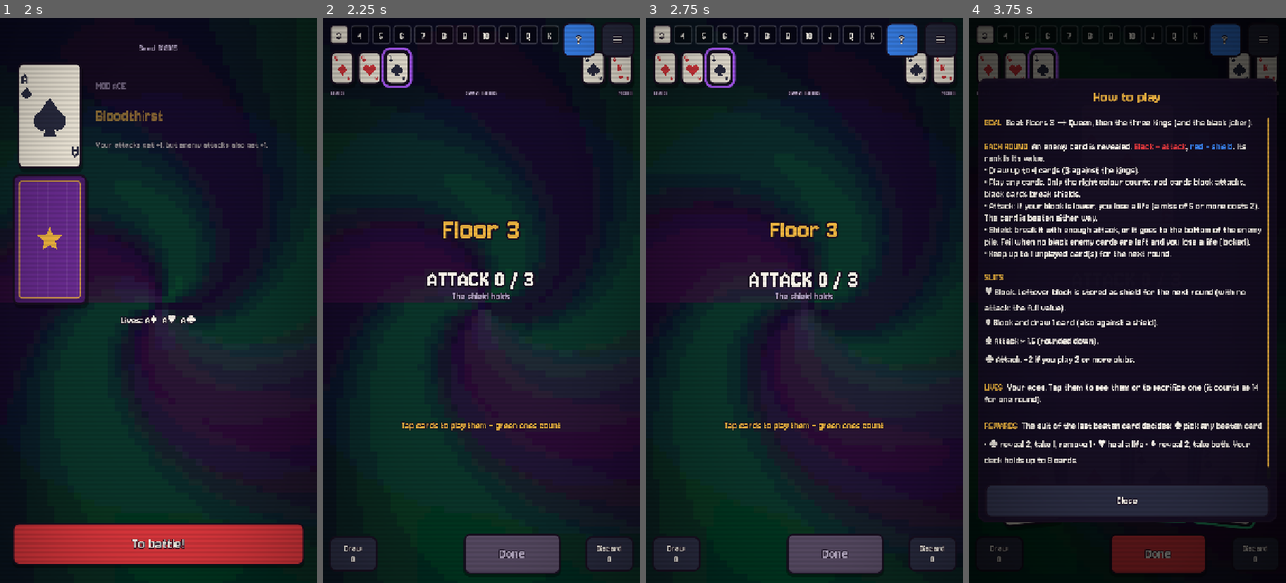
Above: before the commit, frames 1-4 (left to right).
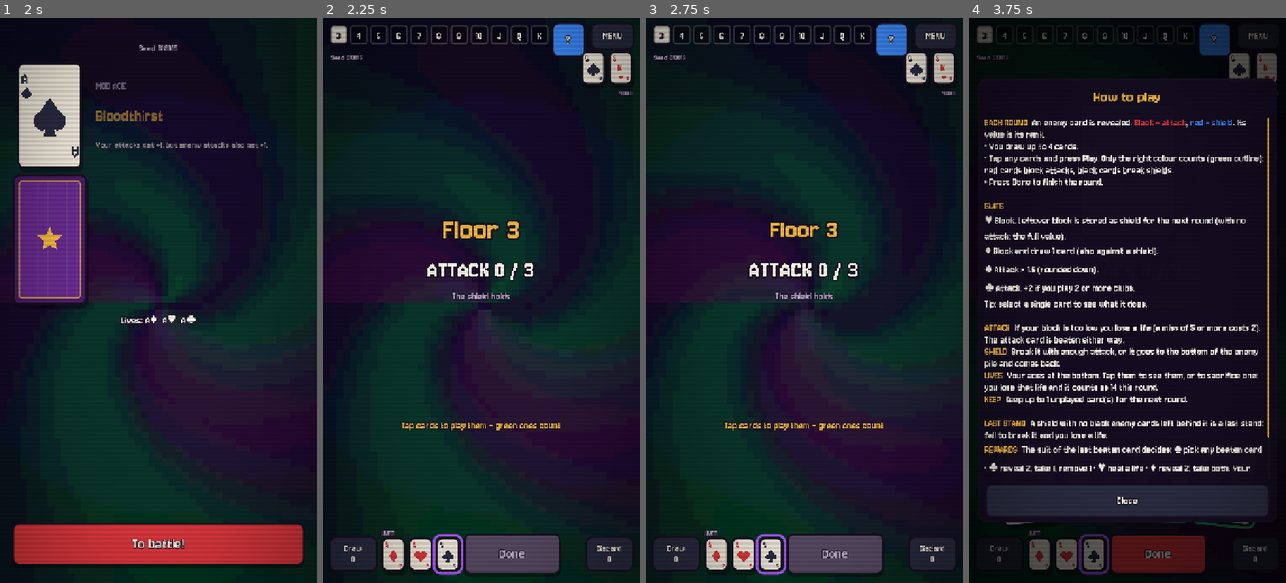
Above: after the commit, the same moments.

Repository: Tegeltorn/RogueCards
Game: Godot game, scene res://ui/main.tscn
The game is run twice, just before and just after one commit, with the same random seed, the same clock (stepped at 60 frames per second) and the same inputs.
Inputs (mouse positions are in pixels of both pictures, inside the frame that each line leads up to):
- Up to frame 1 (2 s): click (129, 379) at 0.52 s; type "12" at 0.6 s; click "New run" at 1.25 s
- Up to frame 2 (2.25 s): click "To battle!" at 2 s
- Up to frame 3 (2.75 s): no input
- Up to frame 4 (3.75 s): click "≡" (after the commit: "MENU") at 2.75 s; click "How to play" at 3.5 s

Frame 1 is identical in both runs. In frame 2, 4.8% of the frame differs, in the area x 2-98%, y 1-99%; in frame 3, 5.0%; in frame 4, 16%.

Commit message:
Fight UI feedback: MENU button, aces in bottom bar, last stand warning
- Replace the menu glyph (missing in the web build's fonts) with 'MENU';
  replace other missing glyphs and disable system font fallback
- Lives (aces) moved to the bottom bar between Draw and Done
- Stored shield shown on the BLOCK row: '(+n stored from ♥)'
- 'Last stand' ribbon with flavour text when failing the shield costs a life
- No keep-a-card step after the last enemy card of a floor
- Rich mod: tap highlights a three, confirm with 'Take 3x'
- Rules overlay ordered from first-round basics to late-game rules

Co-Authored-By: Claude Opus 5.5 <noreply@anthropic.com>
Claude-Session: https://claude.ai/code/session_01HcWJPxpTYmCkdKscnsi4GK

Diff:
--- a/engine/engine.gd
+++ b/engine/engine.gd
@@ -270,6 +270,17 @@
 		if can_play_card(c) and is_effective(c):
 			out.append(c)
 	return out
+
+
+## True when a shield is revealed and no black enemy cards are left in the pile:
+## failing to break it costs a life (the "locked" rule).
+func lockout_risk() -> bool:
+	if attack_need() <= 0:
+		return false
+	for e in state.enemy_pile:
+		if e.base_black():
+			return false
+	return true
 
 
 func retain_limit() -> int:
@@ -476,7 +487,8 @@
 	state.played = []
 	state.current = []
 	state.phase = Phase.RETAIN
-	if retain_limit() <= 0 or state.hand.is_empty():
+	# Nothing to keep when the floor is over (piles reset at the next floor).
+	if retain_limit() <= 0 or state.hand.is_empty() or state.enemy_pile.is_empty():
 		retain([])
 	return true
 
--- a/engine/events.gd
+++ b/engine/events.gd
@@ -69,7 +69,7 @@
 		SHIELD_STORED: return "Stored shield: %d" % e.get("amount", 0)
 		ATTACK_SUCCEEDED: return "Attack %d vs shield %d: broken" % [e.get("attack", 0), e.get("shield", 0)]
 		ATTACK_FAILED: return "Attack %d vs shield %d: goes to the bottom" % [e.get("attack", 0), e.get("shield", 0)]
-		LOCKOUT: return "Locked! No black cards left: -1 life, the shield counts as beaten"
+		LOCKOUT: return "Last stand! The shield held with no attackers left: -1 life, the shield counts as beaten"
 		ENEMY_DEFEATED: return "Defeated %s" % e.get("card", "")
 		LIFE_LOST: return "Lost a life (%s), %d left" % [e.get("card", ""), e.get("lives", 0)]
 		LIFE_RESTORED: return "Life restored (%s), %d lives" % [e.get("card", ""), e.get("lives", 0)]
--- a/tests/test_combat.gd
+++ b/tests/test_combat.gd
@@ -168,3 +168,17 @@
 	var keep = e.state.hand[1]
 	check(e.retain([keep.id]), "keep 1")
 	check(e.state.hand.has(keep), "kept card in new hand")
+
+
+func test_no_retain_when_floor_cleared() -> void:
+	var e := scenario(["5D", "4S"], ["3S"])
+	e.play_cards([e.state.hand[0].id])
+	e.resolve()
+	check(e.state.phase != Phase.RETAIN, "no keep step after the last enemy card")
+
+
+func test_lockout_risk() -> void:
+	var e := scenario(["2S"], ["9H"], {}, {"pile": ["6H"]})
+	check(e.lockout_risk(), "shield with only red cards left")
+	var f := scenario(["2S"], ["9H"], {}, {"pile": ["6S"]})
+	check(not f.lockout_risk(), "a black card is still in the pile")
--- a/ui/screens/combat.gd
+++ b/ui/screens/combat.gd
@@ -67,7 +67,7 @@
 var _intent_layer: Control
 var _left_label: Label
 var _preview_box: HBoxContainer
-var _total_label: Label
+var _total_label: RichTextLabel
 var _need_label: Label
 var _carry_label: Label
 var _hint_label: Label
@@ -82,6 +82,8 @@
 var _tooltip: PanelContainer
 var _tooltip_label: Label
 var _lives_caption: Label
+var _showdown: PanelContainer
+var _showdown_label: RichTextLabel
 var _mods_caption: Label
 var _draw_btn: Button
 var _disc_btn: Button
@@ -136,8 +138,8 @@
 	_help_btn.custom_minimum_size = Vector2(76, 56)
 	_help_btn.pressed.connect(func(): main.open_overlay(Help.rules_overlay(main)))
 	add_child(_help_btn)
-	_menu_btn = Style.button("≡", Style.BLACK, 34)
-	_menu_btn.custom_minimum_size = Vector2(76, 64)
+	_menu_btn = Style.button("MENU", Style.BLACK, 24)
+	_menu_btn.custom_minimum_size = Vector2(100, 56)
 	_menu_btn.pressed.connect(_open_menu)
 	add_child(_menu_btn)
 
@@ -153,9 +155,28 @@
 	_preview_box.add_theme_constant_override("separation", 6)
 	add_child(_preview_box)
 
-	_total_label = Style.label("", 64, Style.WHITE)
+	_total_label = RichTextLabel.new()
+	_total_label.bbcode_enabled = true
+	_total_label.scroll_active = false
+	_total_label.autowrap_mode = TextServer.AUTOWRAP_OFF
+	_total_label.mouse_filter = Control.MOUSE_FILTER_IGNORE
 	_total_label.add_theme_constant_override("outline_size", 12)
+	_total_label.add_theme_color_override("font_outline_color", Style.INK)
+	_total_label.add_theme_font_size_override("normal_font_size", 60)
 	add_child(_total_label)
+	_showdown = PanelContainer.new()
+	_showdown.add_theme_stylebox_override("panel", Style.box(Color(0.55, 0.05, 0.12, 0.95), Style.GOLD, 4, 10))
+	_showdown.mouse_filter = Control.MOUSE_FILTER_IGNORE
+	_showdown_label = RichTextLabel.new()
+	_showdown_label.bbcode_enabled = true
+	_showdown_label.fit_content = true
+	_showdown_label.scroll_active = false
+	_showdown_label.mouse_filter = Control.MOUSE_FILTER_IGNORE
+	_showdown_label.add_theme_font_size_override("normal_font_size", 22)
+	_showdown.add_child(_showdown_label)
+	_showdown.visible = false
+	_showdown.z_index = 20
+	add_child(_showdown)
 	_need_label = Style.label("", 24, Style.MUTED)
 	add_child(_need_label)
 	_carry_label = Style.label("", 22, Style.BLUE)
@@ -207,19 +228,18 @@
 	var W := size.x
 	var H := size.y
 	_floor_strip.position = Vector2(16, 16)
-	_floor_strip.size = Vector2(W - 200, 44)
-	_help_btn.position = Vector2(W - 176, 10)
+	_floor_strip.size = Vector2(W - 224, 44)
+	_help_btn.position = Vector2(W - 200, 10)
 	_help_btn.size = Vector2(76, 56)
-	_menu_btn.position = Vector2(W - 88, 10)
-	_menu_btn.size = Vector2(76, 56)
-	_lives_box.position = Vector2(16, 74)
+	_menu_btn.position = Vector2(W - 112, 10)
+	_menu_btn.size = Vector2(100, 56)
 	_info_box.position = Vector2(W - 16 - 2 * MINI.x - 6, 74)
-	_lives_caption.position = Vector2(18, 74 + MINI.y + 2)
-	_lives_caption.size = Vector2(200, 24)
+
 	_mods_caption.position = Vector2(W - 216, 74 + MINI.y + 2)
 	_mods_caption.size = Vector2(200, 24)
-	_seed_label.position = Vector2(0, 74 + MINI.y + 2)
-	_seed_label.size = Vector2(W, 24)
+	_seed_label.position = Vector2(18, 74)
+	_seed_label.size = Vector2(300, 24)
+	_seed_label.horizontal_alignment = HORIZONTAL_ALIGNMENT_LEFT
 	var ey := 190.0 + maxf(0.0, (H - 1280.0) * 0.25)
 	_enemy_layer.position = Vector2(0, ey)
 	_enemy_layer.size = Vector2(W, ENEMY_CARD.y)
@@ -232,11 +252,17 @@
 	_total_label.position = Vector2(0, ty)
 	_total_label.size = Vector2(W, 80)
 	_total_label.pivot_offset = Vector2(W / 2, 40)
+	_showdown.position = Vector2(W / 2 - 230, ey + ENEMY_CARD.y - 96)
+	_showdown.size = Vector2(460, 0)
 	_need_label.position = Vector2(0, ty + 72)
 	_need_label.size = Vector2(W, 30)
 	_carry_label.position = Vector2(0, ty + 100)
 	_carry_label.size = Vector2(W, 28)
 	var by := H - 106
+	# Lives sit in the bottom bar between the draw pile and the main button.
+	_lives_box.position = Vector2(132, by + 2)
+	_lives_caption.position = Vector2(132, by - 22)
+	_lives_caption.size = Vector2(180, 22)
 	_draw_btn.position = Vector2(14, by)
 	_disc_btn.position = Vector2(W - 124, by)
 	_main_btn.position = Vector2(W / 2 - 40, by - 6)
@@ -518,18 +544,23 @@
 
 func _update_total() -> void:
 	var s = _e.state
+	_update_showdown()
 	if s.phase != Phase.PLAY or s.current.is_empty():
 		_total_label.text = ""
 		_need_label.text = ""
-		_carry_label.text = ("Stored shield: %d" % s.carry_shield) if s.carry_shield > 0 else ""
-		return
+		_carry_label.text = ("Stored shield from ♥: %d" % s.carry_shield) if s.carry_shield > 0 else ""
+		return
+	_carry_label.text = ""
 	var t: Dictionary = _e.preview(_selected)
 	var parts: Array = []
 	var ok := true
 	var exact := false
 	var total := 0
 	if int(t["block_need"]) > 0:
-		parts.append("BLOCK %d / %d" % [t["block"], t["block_need"]])
+		var part := "BLOCK %d / %d" % [t["block"], t["block_need"]]
+		if int(t["carry"]) > 0:
+			part += " [font_size=26][color=#3d8bfd](+%d stored from [color=#e0383e]♥[/color])[/color][/font_size]" % int(t["carry"])
+		parts.append(part)
 		ok = ok and int(t["block"]) >= int(t["block_need"])
 		exact = int(t["block"]) == int(t["block_need"])
 		total += int(t["block"])
@@ -538,27 +569,52 @@
 		ok = ok and int(t["attack"]) >= int(t["attack_need"])
 		exact = exact or int(t["attack"]) == int(t["attack_need"])
 		total += int(t["attack"])
-	_total_label.text = "  ".join(parts) if parts.size() > 1 else parts[0] if not parts.is_empty() else ""
-	_total_label.add_theme_font_size_override("font_size", 40 if parts.size() > 1 else 60)
-	_total_label.add_theme_color_override("font_color", Style.GREEN if ok else Style.WHITE)
+	var col := "#2ec27e" if ok else "#fffaf0"
+	var fs := 40 if parts.size() > 1 else 60
+	_total_label.text = "[center][font_size=%d][color=%s]%s[/color][/font_size][/center]" % [fs, col, "  ".join(parts)]
 	if ok:
 		_need_label.text = "Exact!" if exact else "Enough"
 	else:
 		var miss := int(t["block_need"]) - int(t["block"])
 		if miss > 0:
 			var lives := 2 if miss >= int(s.balance["graded_threshold"]) else 1
-			_need_label.text = "Miss %d → -%d %s" % [miss, lives, "life" if lives == 1 else "lives"]
+			_need_label.text = "Miss by %d: -%d %s" % [miss, lives, "life" if lives == 1 else "lives"]
+		elif _e.lockout_risk():
+			_need_label.text = "Not enough: -1 life"
 		else:
 			_need_label.text = "The shield holds"
 	if int(t["block_need"]) == 0 and int(t["hearts"]) > 0:
 		_need_label.text += "  ·  ♥ stores %d shield" % int(t["hearts"])
-	_carry_label.text = ("Stored shield +%d included" % t["carry"]) if int(t["carry"]) > 0 else ""
 	if total != _last_total:
 		_last_total = total
 		_total_label.scale = Vector2(1.25, 1.25)
 		create_tween().tween_property(_total_label, "scale", Vector2.ONE, 0.25).set_trans(Tween.TRANS_BACK)
 		if ok:
 			main.sfx.play("select", 1.4)
+
+
+const SHOWDOWN_FLAVOUR := [
+	"The enemy is cornered and fighting for its life.",
+	"No allies left. It is a desperate last stand.",
+	"Final showdown: it won't go down quietly.",
+	"Its back is against the wall, and it is getting desperate.",
+]
+
+
+## Red ribbon over the enemy when failing this shield would cost a life (no black enemy cards left).
+func _update_showdown() -> void:
+	var s = _e.state
+	var risk: bool = s.phase == Phase.PLAY and _e.lockout_risk()
+	if not risk:
+		_showdown.visible = false
+		return
+	var flavour: String = SHOWDOWN_FLAVOUR[int(s.current[0].id) % SHOWDOWN_FLAVOUR.size()]
+	_showdown_label.text = "[center][font_size=30][color=#f4b942]LAST STAND![/color][/font_size]\n%s\n[color=#ffd0d0]Fail to break this shield and you lose a life.[/color][/center]" % flavour
+	if not _showdown.visible:
+		_showdown.visible = true
+		_showdown.pivot_offset = Vector2(230, 50)
+		_showdown.scale = Vector2(0.6, 0.6)
+		create_tween().tween_property(_showdown, "scale", Vector2.ONE, 0.3).set_trans(Tween.TRANS_BACK).set_ease(Tween.EASE_OUT)
 
 
 # ---------------------------------------------------------------- input
@@ -762,9 +818,7 @@
 			main.sfx.play("hit")
 			return 0.6
 		Ev.SHIELD_STORED:
-			_carry_label.text = "Stored shield: %d" % ev["amount"]
-			_carry_label.scale = Vector2(1.4, 1.4)
-			create_tween().tween_property(_carry_label, "scale", Vector2.ONE, 0.3)
+			main.toast("+%d SHIELD STORED" % ev["amount"], Style.BLUE, 680, 40)
 			return 0.25
 		Ev.ATTACK_SUCCEEDED:
 			if ev["exact"]:
@@ -788,7 +842,7 @@
 			main.sfx.play("block", 0.7)
 			return 0.6
 		Ev.LOCKOUT:
-			main.toast("LOCKED!", Style.RED, 520)
+			main.toast("LAST STAND!", Style.RED, 520)
 			main.shake(20.0)
 			main.sfx.play("hit", 0.8)
 			return 0.8
--- a/ui/screens/help.gd
+++ b/ui/screens/help.gd
@@ -69,28 +69,36 @@
 ## The "?" overlay: short rules with the current balance values.
 static func rules_overlay(main) -> Control:
 	var b: Dictionary = main.engine.state.balance if main.engine != null else main.balance()
-	var txt := """[color=#f4b942]GOAL[/color]  Beat floors 3 → Queen, then the three kings (and the black joker).
+	var H := "[color=#f4b942]%s[/color]"
+	var txt := """%s  An enemy card is revealed. [color=#e0383e]Black = attack[/color], [color=#3d8bfd]red = shield[/color]. Its value is its rank.
+• You draw up to %d cards.
+• Tap any cards and press Play. Only the right colour counts (green outline): red cards block attacks, black cards break shields.
+• Press Done to finish the round.
 
-[color=#f4b942]EACH ROUND[/color]  An enemy card is revealed. [color=#e0383e]Black = attack[/color], [color=#3d8bfd]red = shield[/color]. Its rank is its value.
-• Draw up to %d cards (%d against the kings).
-• Play any cards. Only the right colour counts: red cards block attacks, black cards break shields.
-• Attack: if your block is lower, you lose a life (a miss of %d or more costs 2). The card is beaten either way.
-• Shield: break it with enough attack, or it goes to the bottom of the enemy pile. Fail when no black enemy cards are left and you lose a life (locked).
-• Keep up to %d unplayed card(s) for the next round.
-
-[color=#f4b942]SUITS[/color]
+%s
 ♥ Block. Leftover block is stored as shield for the next round (with no attack: the full value).
 ♦ Block and draw 1 card (also against a shield).
 ♠ Attack × %s (rounded down).
 ♣ Attack. +%d if you play 2 or more clubs.
+Tip: select a single card to see what it does.
 
-[color=#f4b942]LIVES[/color]  Your aces. Tap them to see them or to sacrifice one (it counts as %d for one round).
+%s  If your block is too low you lose a life (a miss of %d or more costs 2). The attack card is beaten either way.
+%s  Break it with enough attack, or it goes to the bottom of the enemy pile and comes back.
+%s  Your aces at the bottom. Tap them to see them, or to sacrifice one: you lose that life and it counts as %d this round.
+%s  Keep up to %d unplayed card(s) for the next round.
 
-[color=#f4b942]REWARDS[/color]  The suit of the last beaten card decides: ♠ pick any beaten card · ♣ reveal 2, take 1, remove 1 · ♥ heal a life · ♦ reveal 2, take both. Your deck holds up to %d cards.
-
-[color=#f4b942]KINGS[/color]  Tap the king to see your mod and the jokers.""" % [
-		int(b["hand_size"]), int(b["boss_hand_size"]), int(b["graded_threshold"]), int(b["retain"]),
-		str(b["spade_multiplier"]), int(b["club_pair_bonus"]), int(b["ace_value"]), int(b["deck_cap"])]
+%s  A shield with no black enemy cards left behind it is a last stand: fail to break it and you lose a life.
+%s  The suit of the last beaten card decides: ♠ pick any beaten card · ♣ reveal 2, take 1, remove 1 · ♥ heal a life · ♦ reveal 2, take both. Your deck holds up to %d cards; when it is full you swap or decline.
+%s  Floors go 3 to Queen, then the three kings (%d cards in hand). Tap the king at the top to see your mod and the jokers (the red joker arrives after the Jack floor).""" % [
+		H % "EACH ROUND", int(b["hand_size"]),
+		H % "SUITS", str(b["spade_multiplier"]), int(b["club_pair_bonus"]),
+		H % "ATTACK", int(b["graded_threshold"]),
+		H % "SHIELD",
+		H % "LIVES", int(b["ace_value"]),
+		H % "KEEP", int(b["retain"]),
+		H % "LAST STAND",
+		H % "REWARDS", int(b["deck_cap"]),
+		H % "THE ROAD", int(b["boss_hand_size"])]
 	var v := VBoxContainer.new()
 	var scroll := ScrollContainer.new()
 	scroll.horizontal_scroll_mode = ScrollContainer.SCROLL_MODE_DISABLED
--- a/ui/screens/reveal.gd
+++ b/ui/screens/reveal.gd
@@ -11,6 +11,7 @@
 var _v: VBoxContainer
 var _pick_row: HBoxContainer
 var _start: Button
+var _pick_id := -1  # Rich mod: the three tapped so far (confirmed with the main button)
 var _pick_label: Label
 
 
@@ -45,16 +46,18 @@
 	_v.add_child(_pick_label)
 	_pick_row = HBoxContainer.new()
 	_pick_row.alignment = BoxContainer.ALIGNMENT_CENTER
-	_v.add_child(_pick_row)
+	# Room above the cards so the selected (lifted) card doesn't cover the caption.
+	var pad := MarginContainer.new()
+	pad.add_theme_constant_override("margin_top", 44)
+	pad.add_child(_pick_row)
+	_v.add_child(pad)
 
 	var spacer := Control.new()
 	spacer.size_flags_vertical = Control.SIZE_EXPAND_FILL
 	_v.add_child(spacer)
 	_start = Style.button("To battle!", Style.RED, 36)
 	_start.custom_minimum_size.y = 96
-	_start.pressed.connect(func():
-		main.sfx.play("play")
-		main.act(func(): main.engine.ack_reveal()))
+	_start.pressed.connect(_on_start)
 	_v.add_child(_start)
 	refresh()
 
@@ -64,7 +67,6 @@
 	var picking: bool = s.phase == Phase.SETUP_PICK
 	_pick_label.visible = picking
 	_pick_row.visible = picking
-	_start.disabled = picking
 	for c in _pick_row.get_children():
 		c.queue_free()
 	if picking:
@@ -72,11 +74,47 @@
 			var card = s.setup_options[i]
 			var cv := CardView.new()
 			cv.setup(card, Vector2(120, 168))
-			cv.tapped.connect(func(_v2):
-				main.sfx.play("reward")
-				main.act(func(): main.engine.setup_pick(card.id)))
+			cv.tapped.connect(func(_v2): _on_pick(card.id))
 			_pick_row.add_child(cv)
 			cv.land(0.8 + i * 0.08)
+	_update_pick()
+
+
+## Tapping a three selects it (lifted + gold, like in a fight); the main button confirms.
+func _on_pick(id: int) -> void:
+	_pick_id = -1 if _pick_id == id else id
+	main.sfx.play("select")
+	_update_pick()
+
+
+func _update_pick() -> void:
+	var s = main.engine.state
+	if s.phase != Phase.SETUP_PICK:
+		_start.text = "To battle!"
+		_start.disabled = false
+		return
+	for c in _pick_row.get_children():
+		var cv := c as CardView
+		if cv:
+			cv.set_selected(cv.card_id == _pick_id)
+			cv.highlight = Style.GOLD if cv.card_id == _pick_id else Color(0, 0, 0, 0)
+	var picked = s.find_in(s.setup_options, _pick_id)
+	_start.disabled = picked == null
+	_start.text = "Take %s" % picked.label() if picked != null else "Pick a three"
+
+
+func _on_start() -> void:
+	var s = main.engine.state
+	if s.phase == Phase.SETUP_PICK:
+		if _pick_id < 0:
+			return
+		var id := _pick_id
+		_pick_id = -1
+		main.sfx.play("reward")
+		main.act(func(): main.engine.setup_pick(id))
+		return
+	main.sfx.play("play")
+	main.act(func(): main.engine.ack_reveal())
 
 
 func _reveal_block(card, title: String, name: String, desc: String, delay: float) -> Control:
--- a/ui/screens/reward.gd
+++ b/ui/screens/reward.gd
@@ -82,7 +82,7 @@
 		Phase.REWARD:
 			var r: Dictionary = s.reward
 			var suit: String = r.get("suit", "S")
-			_sub.text = "Last card %s → %s" % [Style.SUIT_SYM[suit], RULE_TEXT[suit]]
+			_sub.text = "Last card %s: %s" % [Style.SUIT_SYM[suit], RULE_TEXT[suit]]
 			var healed: int = int(_last_offer().get("healed", 0))
 			if healed > 0:
 				_sub.text += "\nYou got %d life back!" % healed
--- a/ui/screens/stats_view.gd
+++ b/ui/screens/stats_view.gd
@@ -19,7 +19,7 @@
 	for f in range(3, 14):
 		var n := int(d["loss_floor"].get(str(f), 0))
 		if n > 0:
-			lines.append("  %s: %d  %s" % [Style.floor_text(f), n, "█".repeat(mini(n, 30))])
+			lines.append("  %s: %d  %s" % [Style.floor_text(f), n, "|".repeat(mini(n, 30))])
 	for pair in [["theme", "Per theme king"], ["mod", "Per mod ace"]]:
 		lines.append("")
 		lines.append("[b]%s[/b]" % pair[1])
--- a/ui/style.gd
+++ b/ui/style.gd
@@ -26,6 +26,9 @@
 		var f: FontFile = load("res://assets/fonts/Jersey10.ttf")
 		var sym: FontFile = load("res://assets/fonts/SuitSymbols.ttf")
 		f.fallbacks = [sym]
+		# No system fonts on the web: turn system fallback off so desktop runs show missing glyphs too.
+		f.allow_system_fallback = false
+		sym.allow_system_fallback = false
 		# Ligatures off: pixel fonts can draw "fi" as a single odd glyph.
 		var fv := FontVariation.new()
 		fv.base_font = f
Not shown, changed: CLAUDE.md
Not shown, changed: RULES.md
